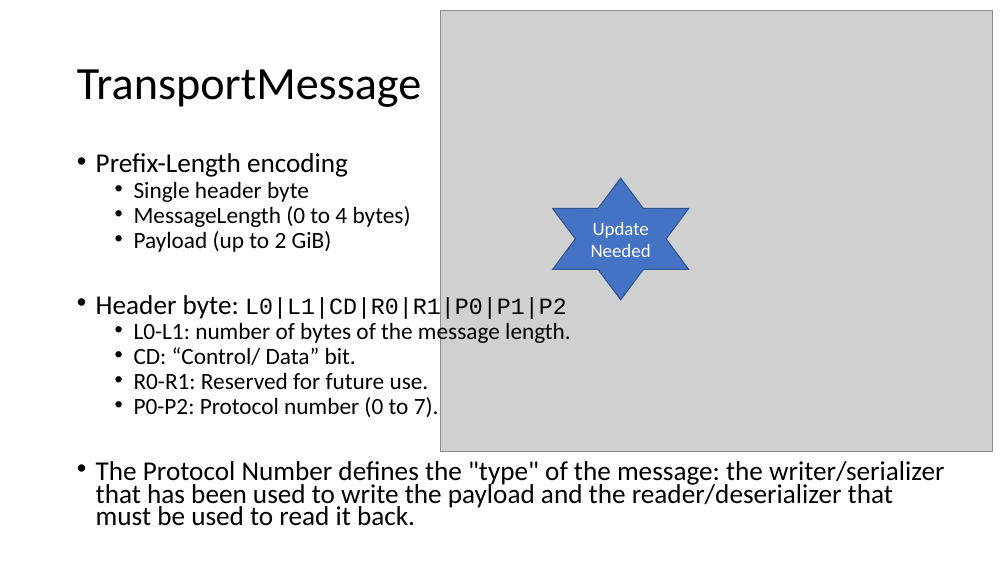
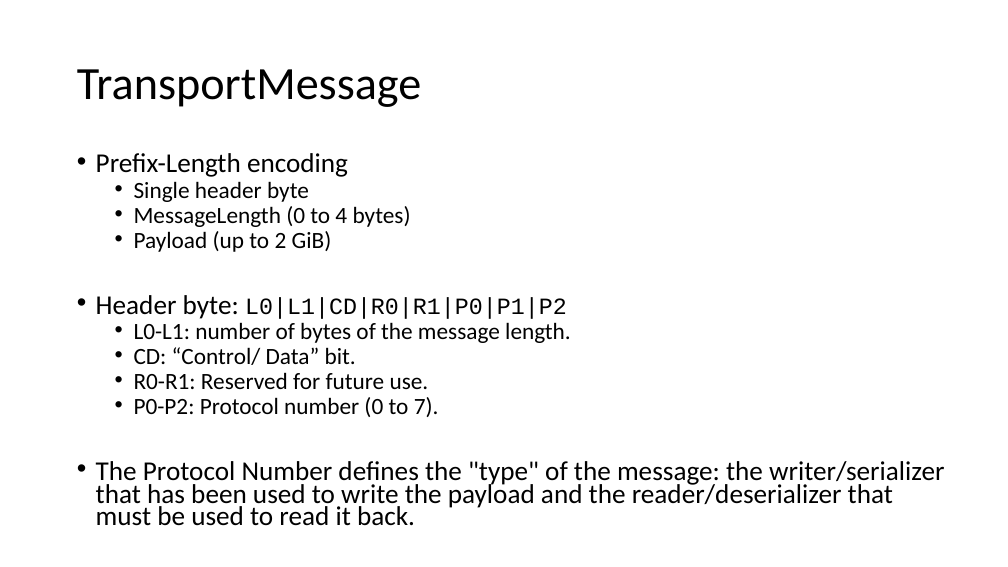
Before and after one commit to signature-opensource/CK-AppIdentity-Transport, a slide deck: slide 30 of Doc/CK-AppIdentity.pptx (slide 32 before the commit). Drawn at 1008x567 pixels with LibreOffice and Linux fonts; fonts in the diff are those of the drawing; grey boxes stand for pictures. Boxes give left, top, right and bottom in pixels: in the first picture for what was removed or moved away, otherwise in the second. Text is boxed around its words. In the diff, an @@ line names an element or a change of style, - is before the commit and + after.

Commit message:
Added ClockOffset on TransportFeature.
Updated pptx.

```diff
--- a/Doc/CK-AppIdentity.pptx
+++ b/Doc/CK-AppIdentity.pptx
@@ picture removed at [440, 11, 993, 452] @@
@@ star removed at [553, 178, 689, 300] @@
-Update Needed
```
Also in this commit, not shown: 10 other slides changed, 2 slides added, 9 slides removed, 20 other files.
